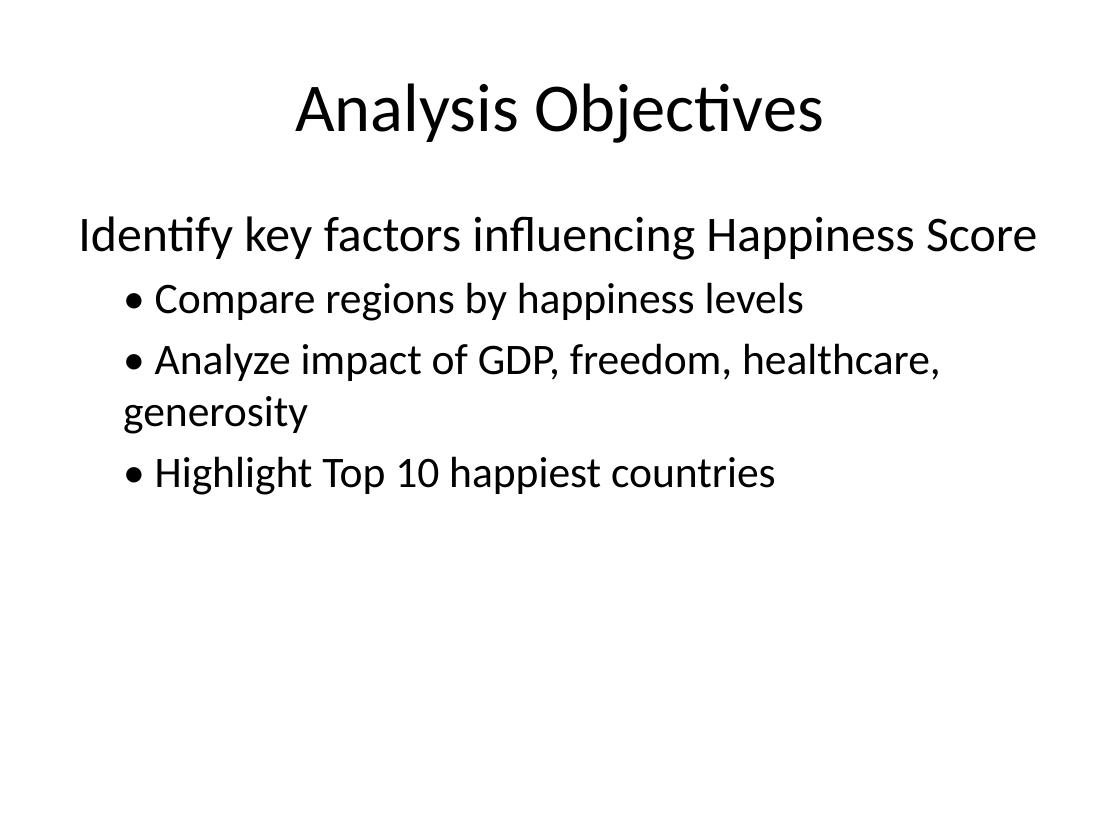
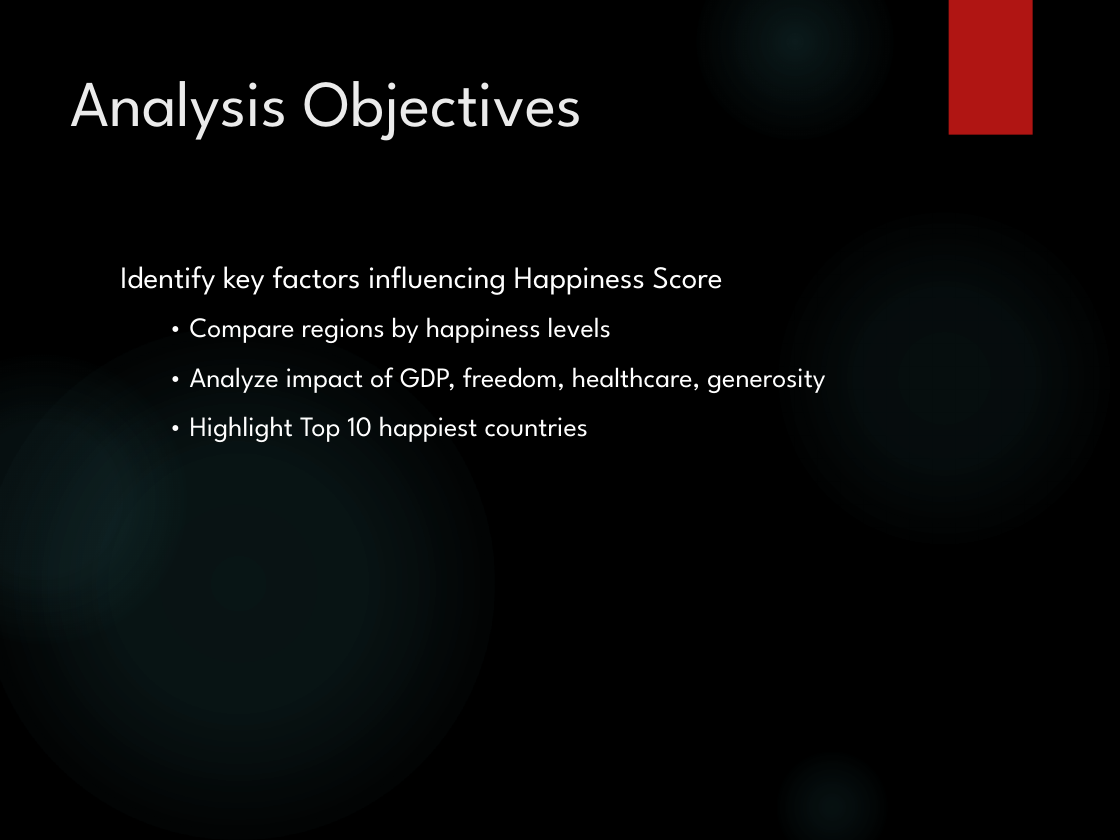
Before and after one commit to EvMiga/World-Happiness-Analysis, a slide deck: slide 2 of Happiness_Dashboard_Analysis.pptx. Drawn at 1120x840 pixels with LibreOffice and Linux fonts; fonts in the diff are those of the drawing; background and template pictures are left out. Boxes give left, top, right and bottom in pixels: in the first picture for what was removed or moved away, otherwise in the second. Text is boxed around its words. In the diff, an @@ line names an element or a change of style, - is before the commit and + after.

```diff
--- a/Happiness_Dashboard_Analysis.pptx
+++ b/Happiness_Dashboard_Analysis.pptx
@@ background #FFFFFF to picture (left out) @@
@@ ellipse added at (697,0,893,140), fill gradient #50B9C1 @@
@@ rectangle added at (949,0,1033,134), fill #B01513 @@
@@ title "Analysis Objectives": place and size @@
-title "Analysis Objectives" at (295,83,824,143)
+title "Analysis Objectives" at (71,81,582,141)
@@ title "Analysis Objectives" at (71,81,582,141): size 44 to 42 pt, font Calibri to League Spartan, text colour #000000 to #EBEBEB; alignment centre to left; vertical alignment middle to top @@
@@ ellipse added at (772,205,1117,550), fill gradient #50B9C1 @@
@@ text "Identify key factors influencing Happiness ...": place and size @@
-text "Identify key factors influencing Happiness ..." at (78,216,1037,495)
+text "Identify key factors influencing Happiness ..." at (120,266,825,442)
@@ text "Identify key factors influencing Happiness ..." at (120,266,825,442): size 32 to 20 pt in "Identify key factors influencing Happiness Score"; font Calibri to League Spartan, text colour #000000 to #FFFFFF; size 28 to 18 pt in "• Compare regions by happiness levels", "• Analyze impact of GDP, freedom, healthcare, ...", "• Highlight Top 10 happiest countries"; more space between paragraphs @@
@@ ellipse added at (0,327,494,840), fill gradient #50B9C1 @@
@@ ellipse added at (0,355,186,644), fill gradient #50B9C1 @@
@@ ellipse added at (772,747,893,840), fill gradient #50B9C1 @@
```
Also in this commit, not shown: 15 other slides changed, 4 slides added, 4 slides removed.
